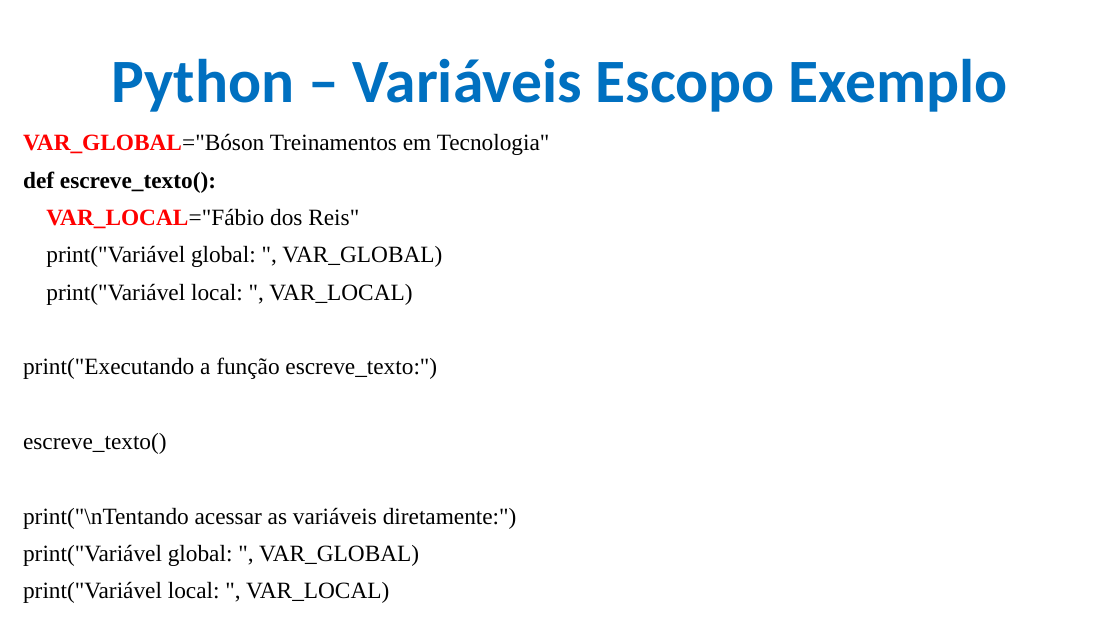
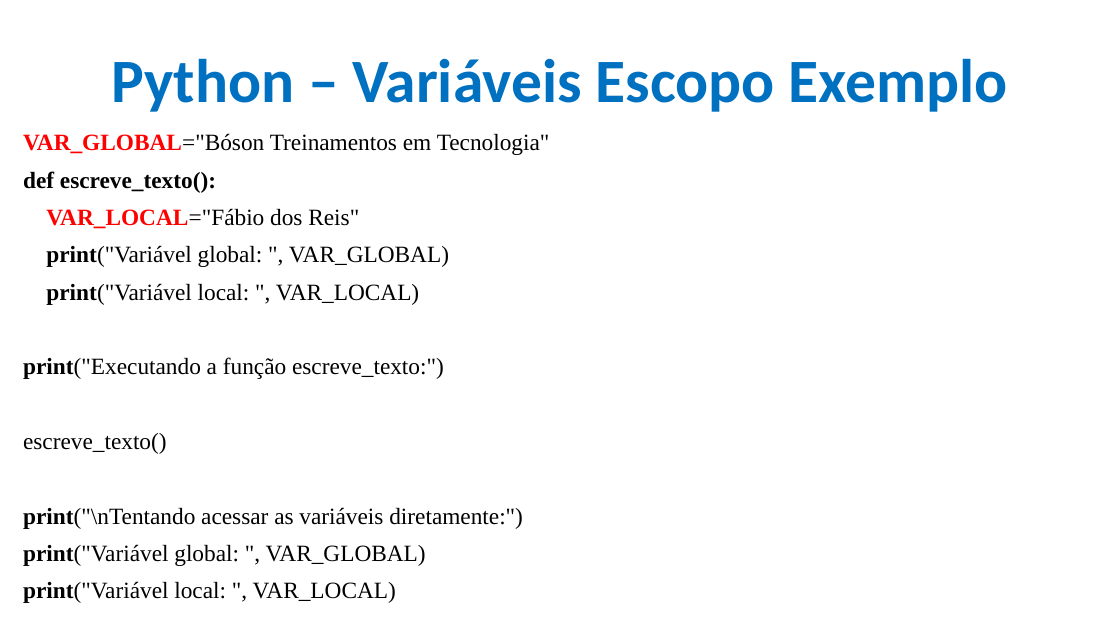
Before and after one commit to CloudEducationBrazil/WydenPythonParadigmas, a slide deck: slide 14 of 01 Classes/Aula 02 Programação Python - Variáveis e Expressões.pptx. Drawn at 1120x630 pixels with LibreOffice and Linux fonts; fonts in the diff are those of the drawing; background and template pictures are left out. Boxes give left, top, right and bottom in pixels: in the first picture for what was removed or moved away, otherwise in the second. Text is boxed around its words. In the diff, an @@ line names an element or a change of style, - is before the commit and + after.

```diff
--- a/01 Classes/Aula 02 Programação Python - Variáveis e Expressões.pptx
+++ b/01 Classes/Aula 02 Programação Python - Variáveis e Expressões.pptx
@@ text at (23,245,523,603): bold on in "print("Variável", "print("Variável", "print("Executando", "print("\nTentando" and 2 more places @@
```
Also in this commit, not shown: 3 other slides changed, 2 other files.
